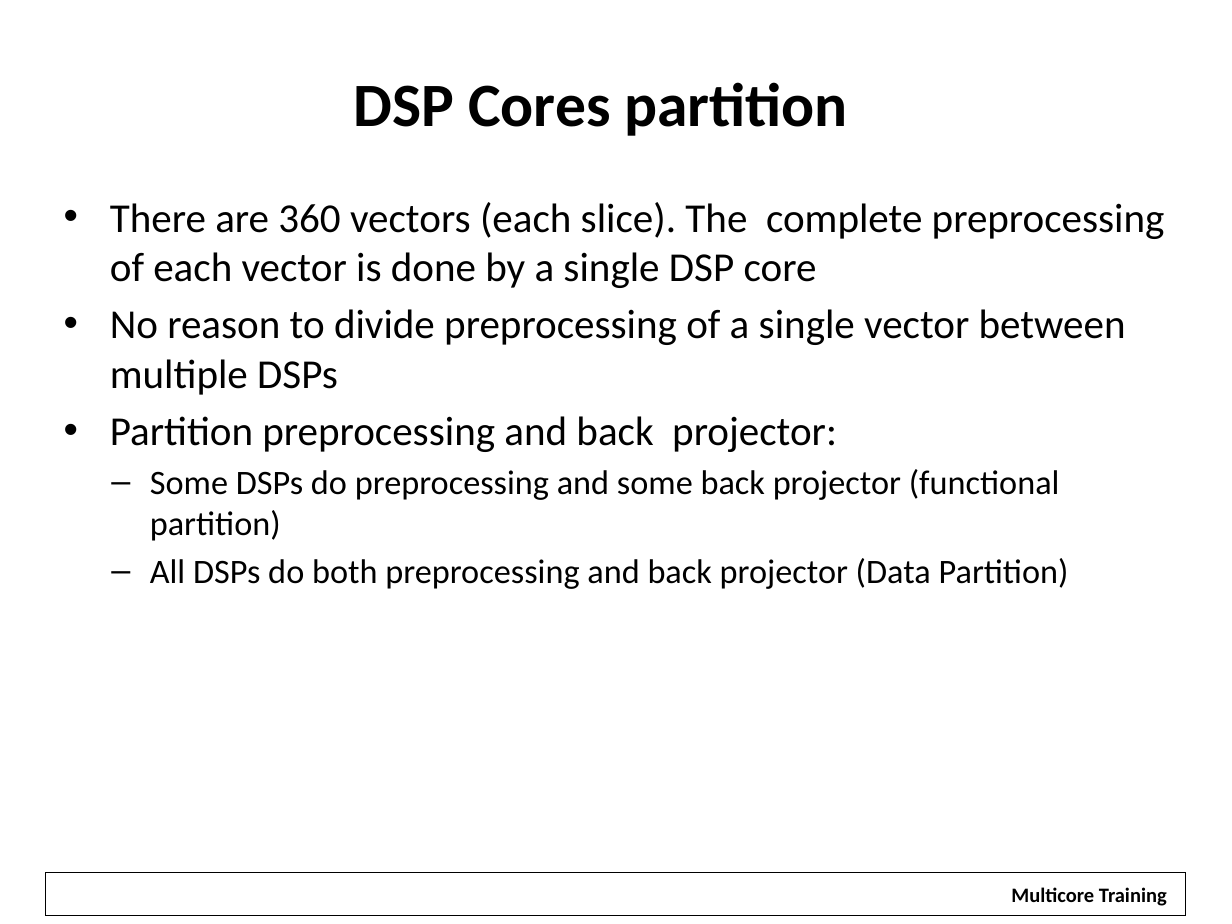
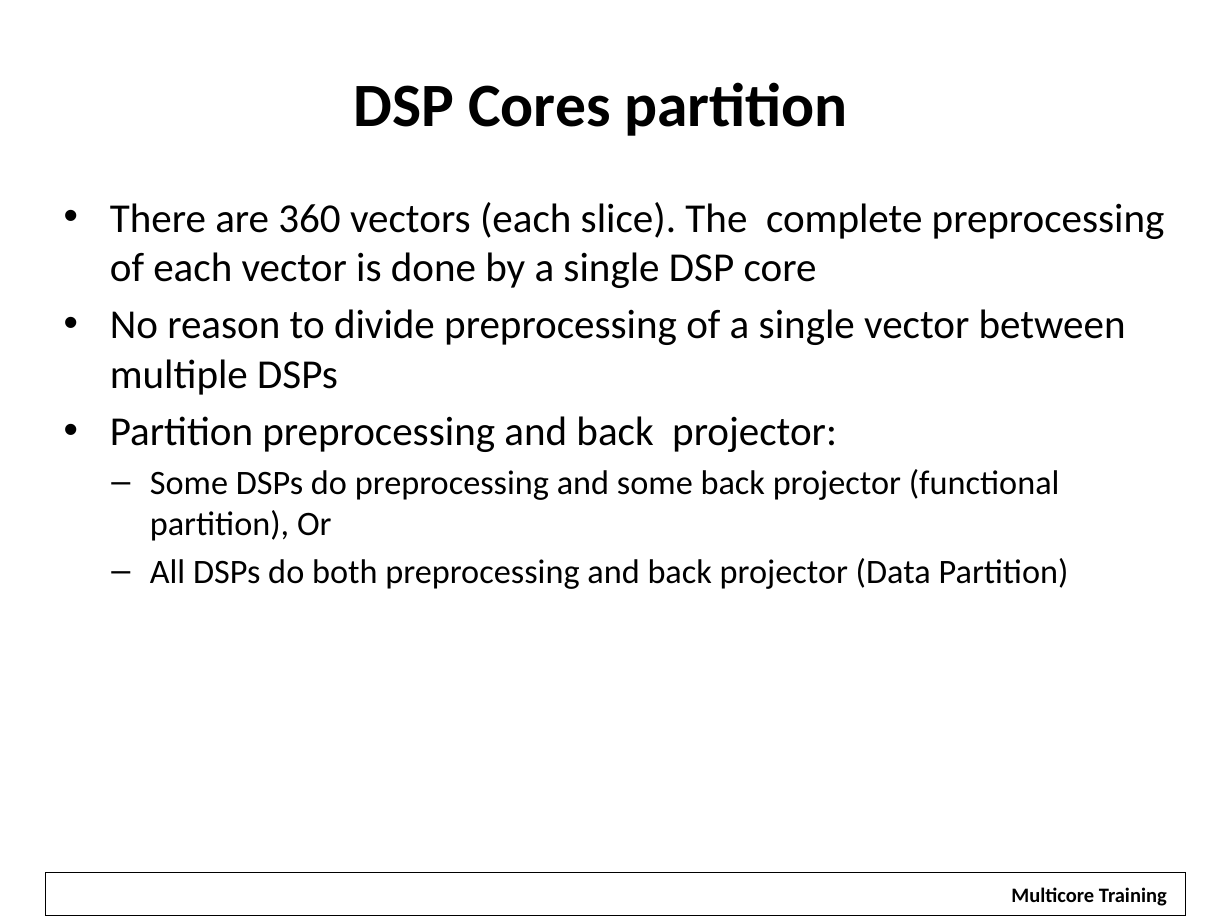
Before and after one commit to hari1989/keystone-workshop, a slide deck: slide 23 of preliminary/Working/presentations/multicoreConsiderationArm.pptx. Drawn at 1232x924 pixels with LibreOffice and Linux fonts; fonts in the diff are those of the drawing; background and template pictures are left out. Boxes give left, top, right and bottom in pixels: in the first picture for what was removed or moved away, otherwise in the second. Text is boxed around its words. In the diff, an @@ line names an element or a change of style, - is before the commit and + after.

```diff
--- a/preliminary/Working/presentations/multicoreConsiderationArm.pptx
+++ b/preliminary/Working/presentations/multicoreConsiderationArm.pptx
@@ text at [150,469,1060,541]: text changed @@
-  – Some DSPs do preprocessing and some back projector (functional partition)
+  – Some DSPs do preprocessing and some back projector (functional partition), Or
```
Also in this commit, not shown: 3 other slides changed.
